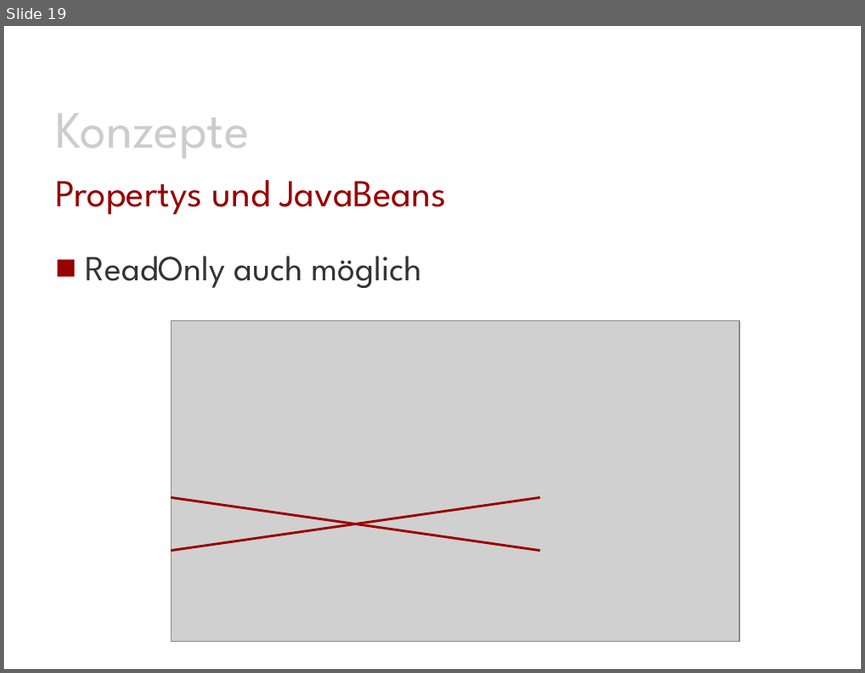
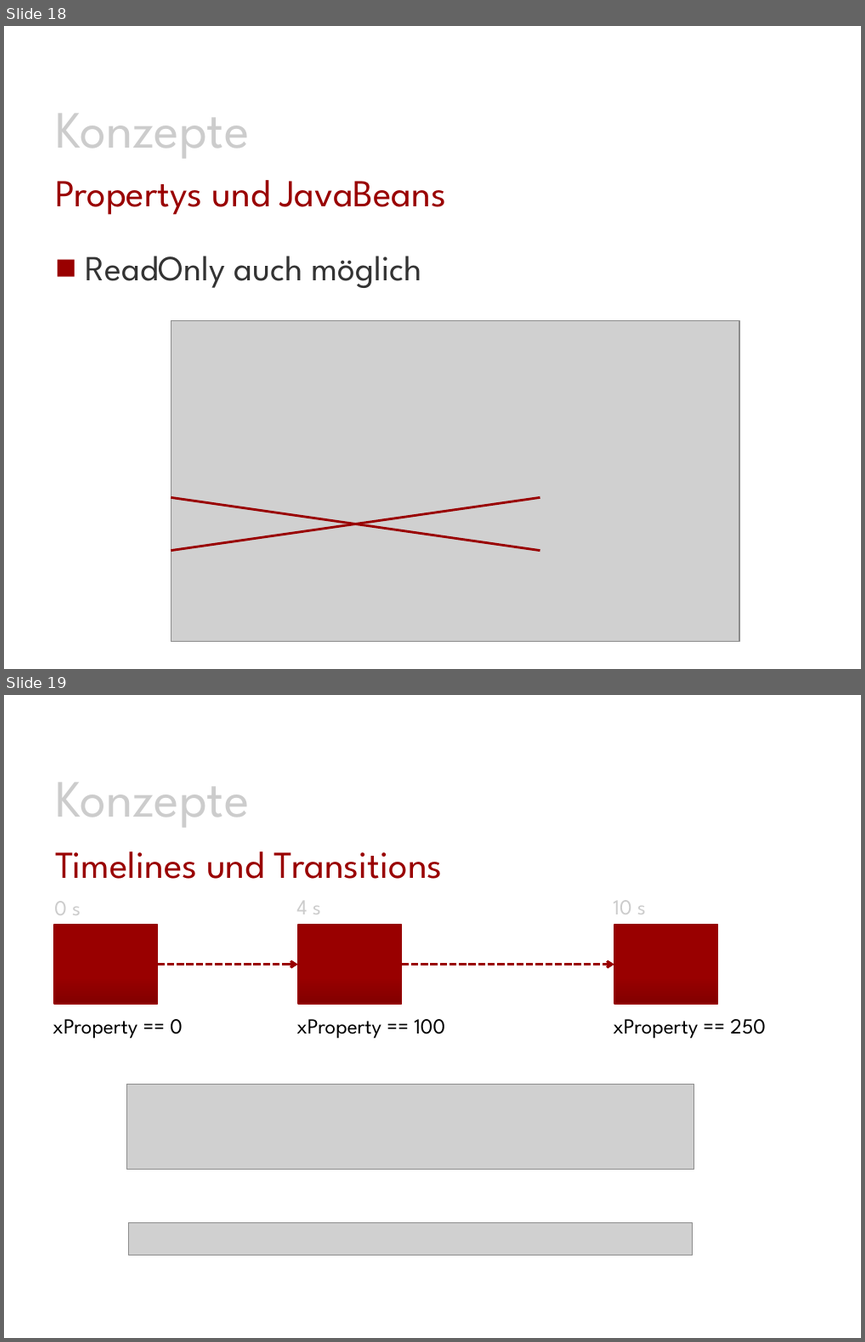
Before and after one commit to Morkunas/jfxusergroup, a slide deck: JavaFX-UserGroup.pptx. Shown one above the other, each under a label of ours: slide 19 before the commit, slides 18 and 19 after it. The pictures are 865x673 and 865x1342 pixels, drawn with LibreOffice and Linux fonts; fonts in the diff are those of the drawing; grey boxes stand for pictures; background and template pictures are left out. Boxes give left, top, right and bottom in pixels: in the first picture for what was removed or moved away, otherwise in the second. Text is boxed around its words. In the diff, an @@ line names an element or a change of style, - is before the commit and + after.

```diff
--- a/JavaFX-UserGroup.pptx
+++ b/JavaFX-UserGroup.pptx
@@ slide 19 added at bbox=[4, 695, 861, 1338], background #FFFFFF @@
@@ text added at bbox=[55, 783, 249, 828], 44 pt, text #CCCCCC @@
+Konzepte
@@ title added at bbox=[55, 851, 443, 879], 32 pt, text #990000 @@
+Timelines und Transitions
@@ text added at bbox=[54, 901, 80, 915], 18 pt, text #CCCCCC @@
+0 s
@@ text added at bbox=[296, 901, 321, 914], 18 pt, text #CCCCCC @@
+4 s
@@ text added at bbox=[613, 900, 646, 914], 18 pt, text #CCCCCC @@
+10 s
@@ rectangle added at bbox=[53, 925, 157, 1004], fill gradient #830000 to #990000, outline #960000 1 pt @@
@@ rectangle added at bbox=[298, 925, 402, 1004], fill gradient #830000 to #990000, outline #960000 1 pt @@
@@ rectangle added at bbox=[614, 925, 718, 1004], fill gradient #830000 to #990000, outline #960000 1 pt @@
@@ arrow added from (157, 964) to (298, 964), #990000 2 pt dashed @@
@@ arrow added from (402, 964) to (614, 964), #990000 2 pt dashed @@
@@ text added at bbox=[52, 1019, 182, 1038], 18 pt, text #000000 @@
+xProperty == 0
@@ text added at bbox=[296, 1019, 445, 1038], 18 pt, text #000000 @@
+xProperty == 100
@@ text added at bbox=[613, 1019, 765, 1038], 18 pt, text #000000 @@
+xProperty == 250
@@ picture added at bbox=[127, 1084, 693, 1169] @@
@@ picture added at bbox=[128, 1223, 692, 1254] @@
@@ what was slide 19 is now slide 18 @@
```
Also in this commit, not shown: 1 slide changed, 1 other slide added.
